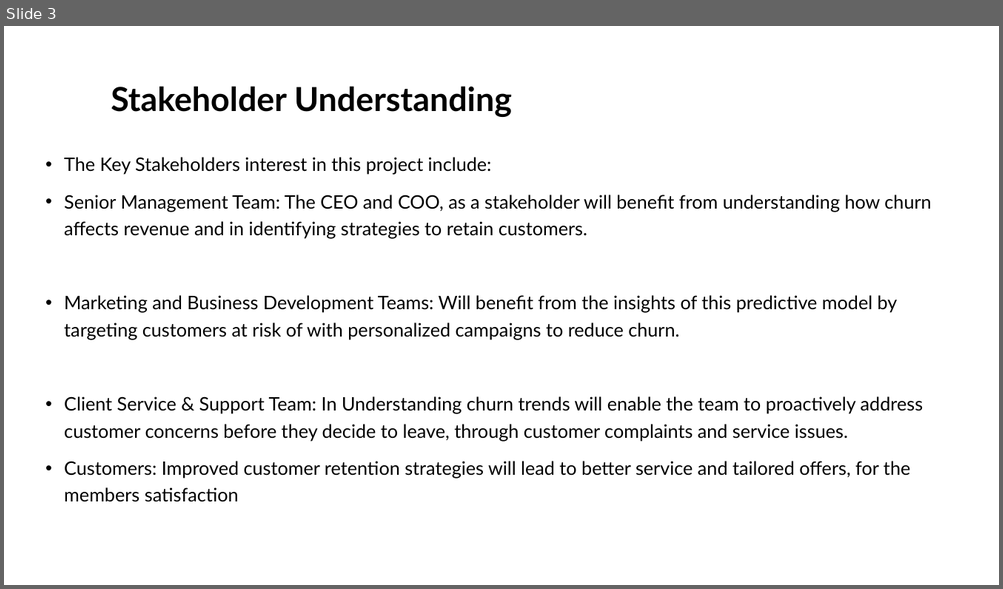
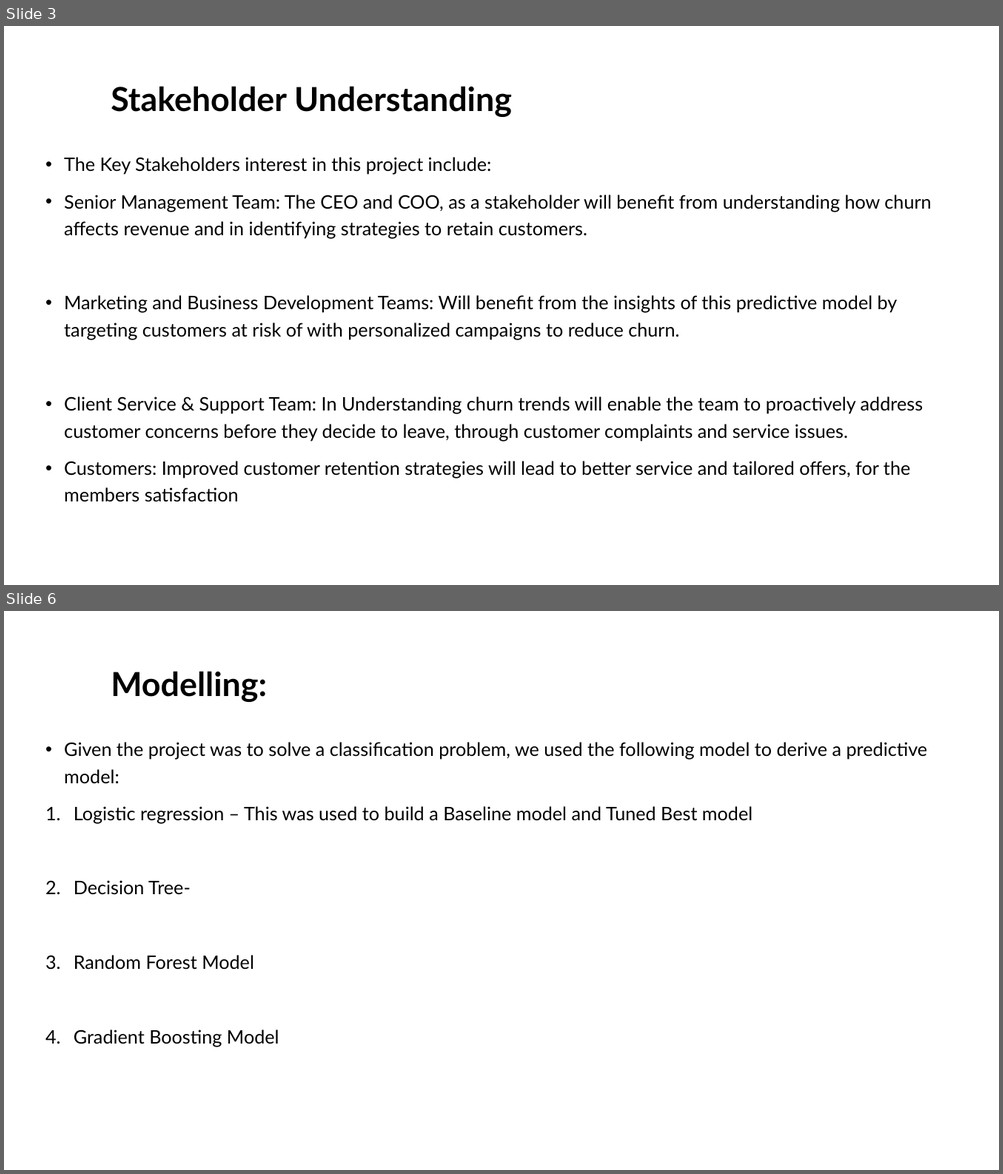
Before and after one commit to DanielKithinji/Phase-3-Data-Science-Project, a slide deck: Customer Churn rate Prediction Model for SyriaTel Company.pptx. Shown one above the other, each under a label of ours: slide 3 before the commit, slides 3 and 6 after it; the slides between them are not shown. The pictures are 1003x589 and 1003x1174 pixels, drawn with LibreOffice and Linux fonts; fonts in the diff are those of the drawing. Boxes give left, top, right and bottom in pixels: in the first picture for what was removed or moved away, otherwise in the second. Text is boxed around its words. In the diff, an @@ line names an element or a change of style, - is before the commit and + after.

```diff
--- a/Customer Churn rate Prediction Model for SyriaTel Company.pptx
+++ b/Customer Churn rate Prediction Model for SyriaTel Company.pptx
@@ slide 6 added at (x1=4, y1=611, x2=999, y2=1170), background #FFFFFF @@
@@ title added at (x1=111, y1=671, x2=267, y2=702), 32 pt, text #000000, bold @@
+Modelling:
@@ text added at (x1=64, y1=742, x2=928, y2=1047), 18 pt, text #000000 @@
+• Given the project was to solve a classification problem, we used the following model to derive a predictive model:
+1. Logistic regression – This was used to build a Baseline model and Tuned Best model
+2. Decision Tree-
+3. Random Forest Model
+4. Gradient Boosting Model
```
Also in this commit, not shown: 1 slide changed, 2 other slides added, 1 slide removed.
